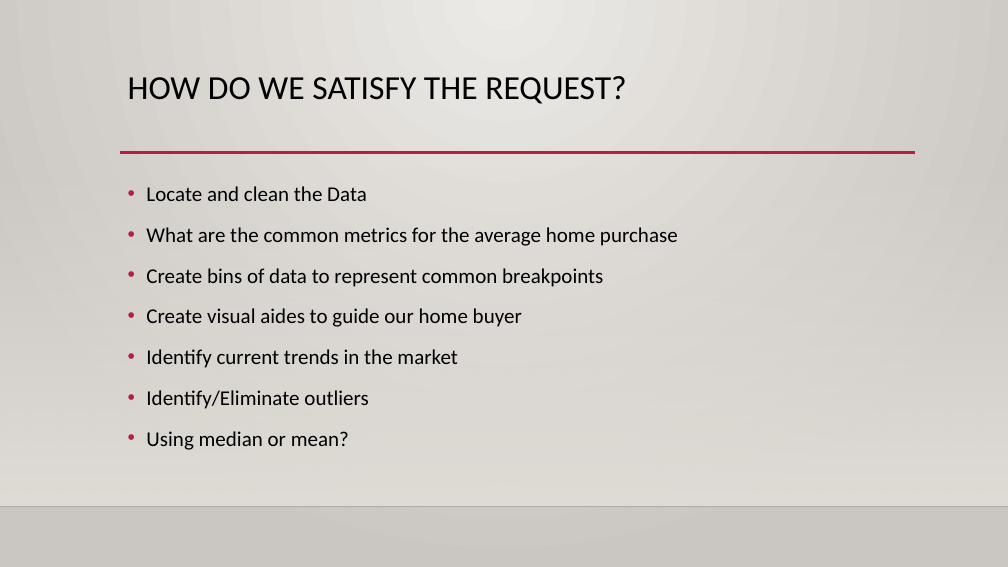
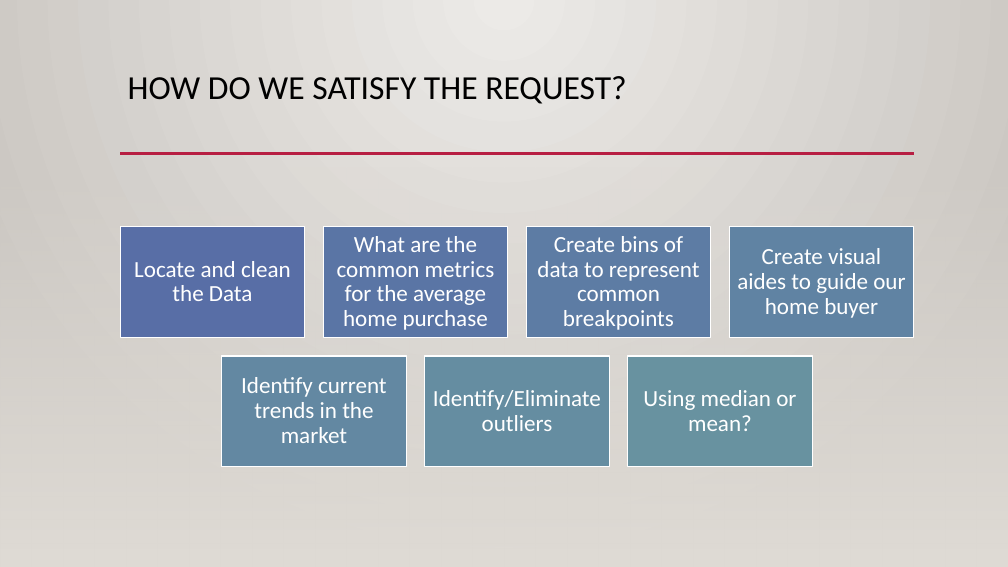
Before and after one commit to scavazos4/Project_One, a slide deck: slide 3 of Sacramento Real Estate.pptx. Drawn at 1008x567 pixels with LibreOffice and Linux fonts; fonts in the diff are those of the drawing; background and template pictures are left out. Boxes give left, top, right and bottom in pixels: in the first picture for what was removed or moved away, otherwise in the second. Text is boxed around its words. In the diff, an @@ line names an element or a change of style, - is before the commit and + after.

```diff
--- a/Sacramento Real Estate.pptx
+++ b/Sacramento Real Estate.pptx
@@ rectangle added at bbox=[0, 0, 1008, 567], fill gradient #ECEAE7 to #CAC7C1 @@
@@ rectangle added at bbox=[0, 167, 1008, 567], fill gradient #DFDBD5 @@
@@ text removed at bbox=[146, 186, 678, 450] @@
-• Locate and clean the Data
-• What are the common metrics for the average home purchase
-• Create bins of data to represent common breakpoints
-• Create visual aides to guide our home buyer
-• Identify current trends in the market
-• Identify/Eliminate outliers
-• Using median or mean?
@@ group added at bbox=[120, 227, 914, 467]: 7 rectangles, 7 texts @@
+Locate and clean the Data
+What are the common metrics for the average home purchase
+Create bins of data to represent common breakpoints
+Create visual aides to guide our home buyer
+Identify current trends in the market
+Identify/Eliminate outliers
+Using median or mean?
```
Also in this commit, not shown: 6 other slides changed, 2 slides added, 3 slides removed, 2 other files.
